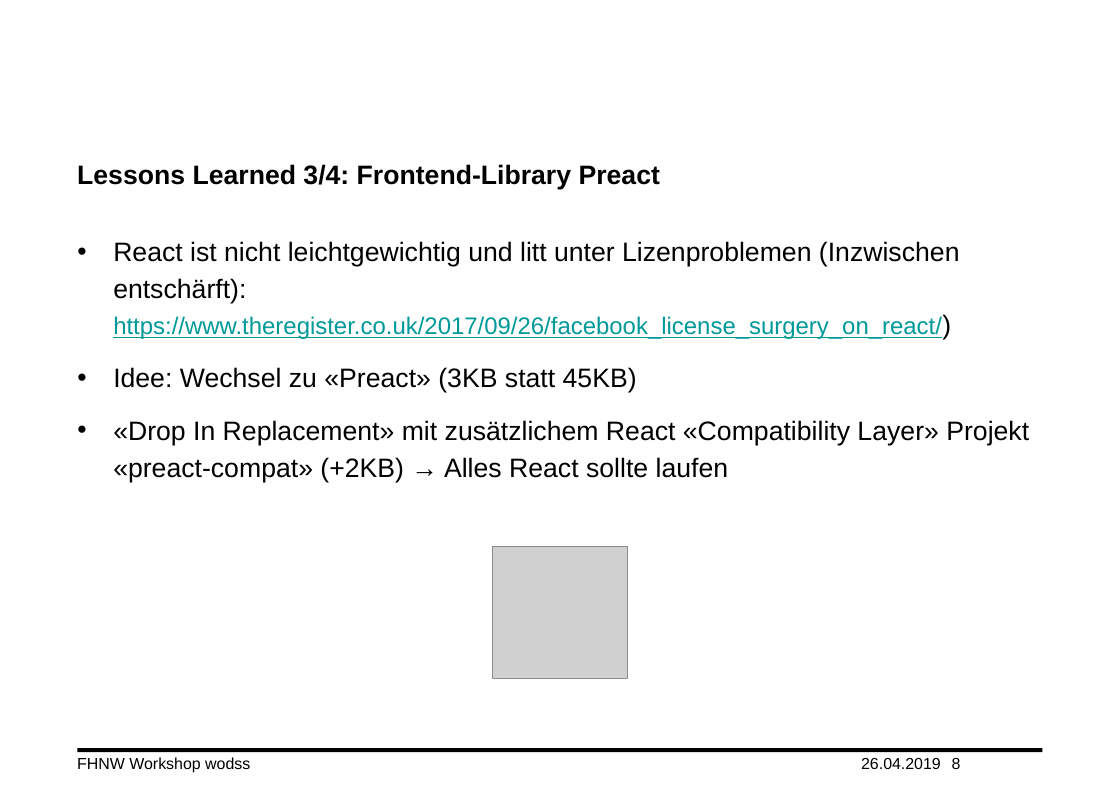
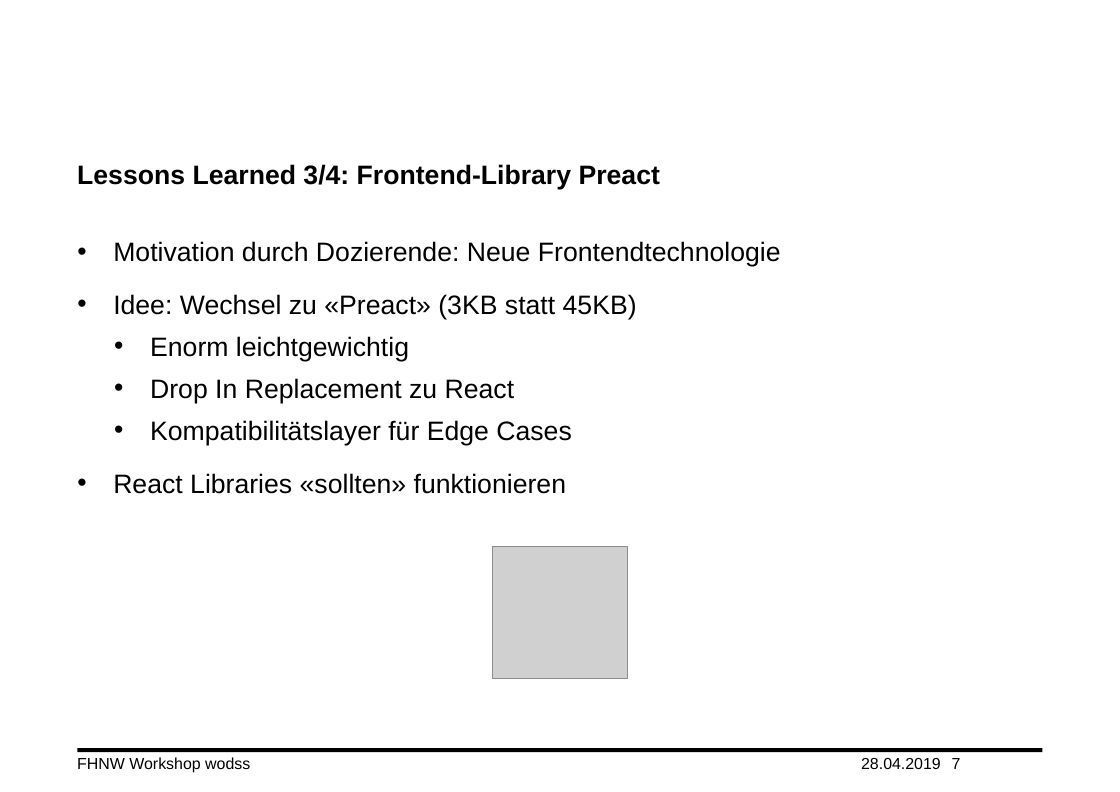
Before and after one commit to swaechter/fhnw-wodss, a slide deck: slide 7 of doc/Praesentation.pptx (slide 8 before the commit). Drawn at 1120x792 pixels with LibreOffice and Linux fonts; fonts in the diff are those of the drawing; grey boxes stand for pictures; background and template pictures are left out. Boxes give left, top, right and bottom in pixels: in the first picture for what was removed or moved away, otherwise in the second. Text is boxed around its words. In the diff, an @@ line names an element or a change of style, - is before the commit and + after.

```diff
--- a/doc/Praesentation.pptx
+++ b/doc/Praesentation.pptx
@@ text at box(113, 241, 781, 266): text changed @@
-• React ist nicht leichtgewichtig und litt unter Lizenproblemen (Inzwischen entschärft): https://www.theregister.co.uk/2017/09/26/facebook_license_surgery_on_react/)
+• Motivation durch Dozierende: Neue Frontendtechnologie
@@ text at box(113, 336, 571, 494): text changed @@
-• «Drop In Replacement» mit zusätzlichem React «Compatibility Layer» Projekt «preact-compat» (+2KB) → Alles React sollte laufen
+  • Enorm leichtgewichtig
+  • Drop In Replacement zu React
+  • Kompatibilitätslayer für Edge Cases
+• React Libraries «sollten» funktionieren
@@ page number at box(952, 758, 961, 769): text changed @@
-8
+7
```
Also in this commit, not shown: 11 other slides changed, 1 slide removed, 2 other files.
